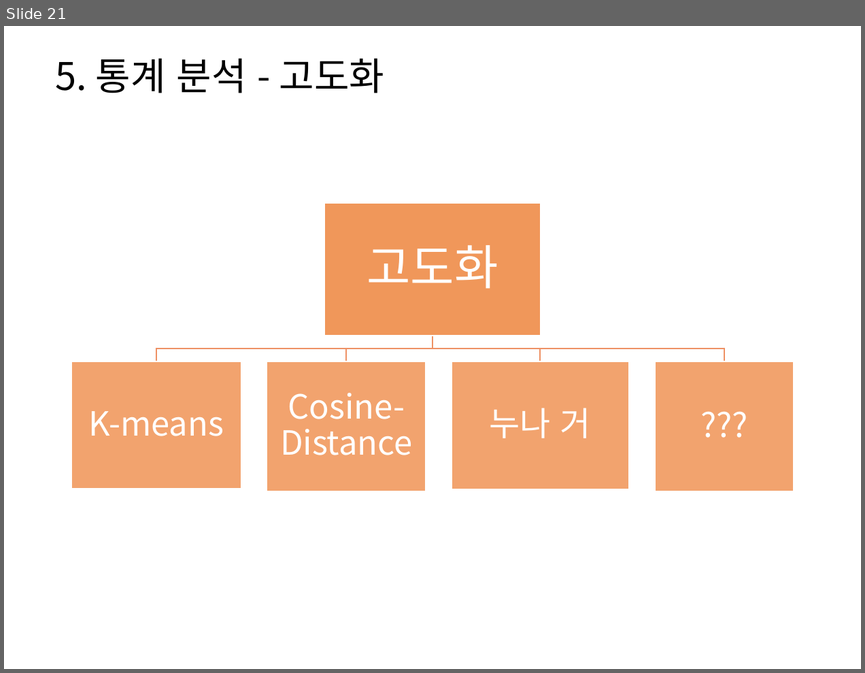
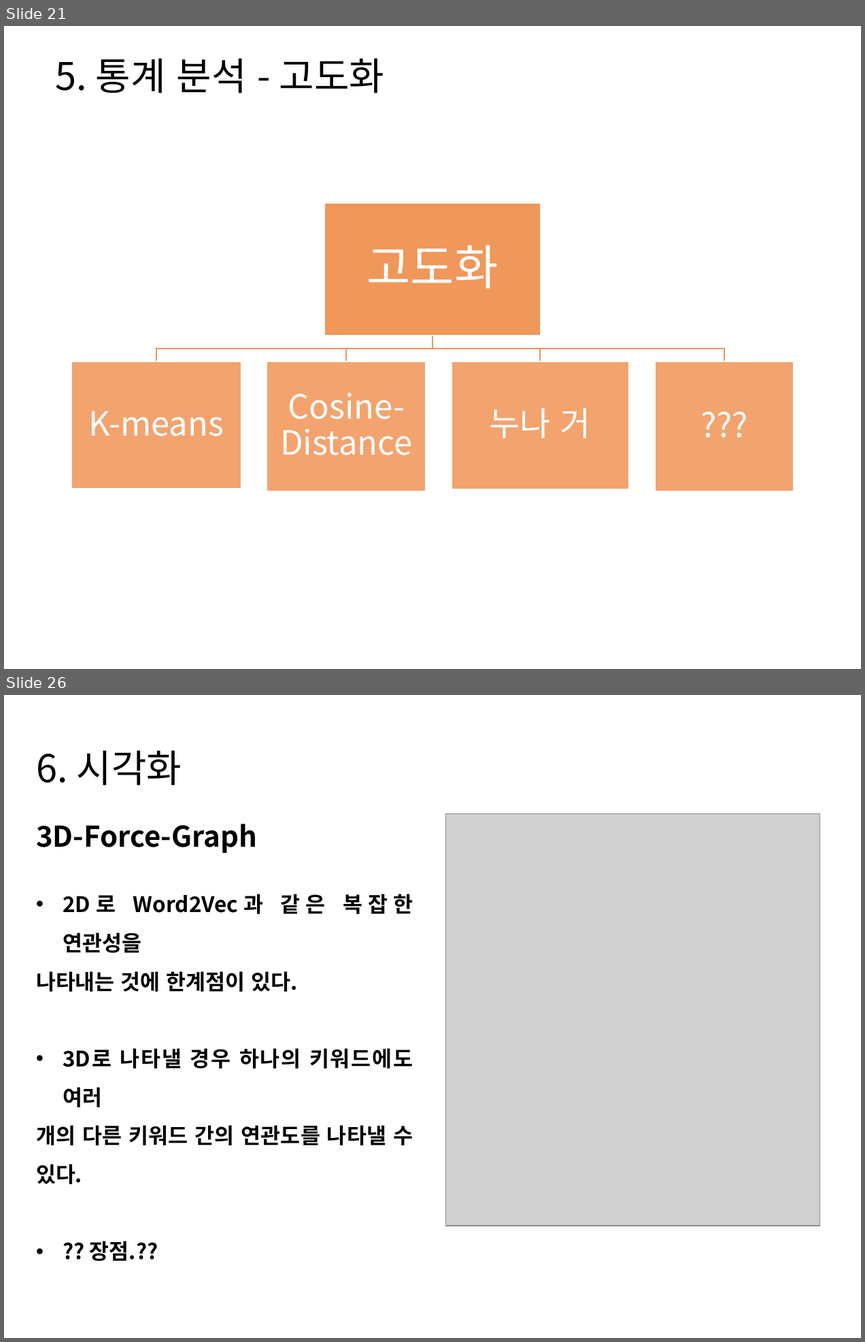
Before and after one commit to HaYongdae/issuewhatshow, a slide deck: doc/최종 PPT.pptx. Shown one above the other, each under a label of ours: slide 21 before the commit, slides 21 and 26 after it; the slides between them are not shown. The pictures are 865x673 and 865x1342 pixels, drawn with LibreOffice and Linux fonts; fonts in the diff are those of the drawing; grey boxes stand for pictures. Boxes give left, top, right and bottom in pixels: in the first picture for what was removed or moved away, otherwise in the second. Text is boxed around its words. In the diff, an @@ line names an element or a change of style, - is before the commit and + after.

Commit message:
시각화까지

```diff
--- a/doc/최종 PPT.pptx
+++ b/doc/최종 PPT.pptx
@@ slide 26 added at bbox=[4, 695, 861, 1338], background #FFFFFF @@
@@ text added at bbox=[36, 750, 182, 785], 32 pt, text #000000 @@
+6. 시각화
@@ picture added at bbox=[446, 814, 820, 1225] @@
@@ text added at bbox=[36, 824, 413, 1145], 18 pt, text #000000, bold @@
+3D-Force-Graph
+• 2D로 Word2Vec과 같은 복잡한 연관성을
+나타내는 것에 한계점이 있다.
+• 3D로 나타낼 경우 하나의 키워드에도 여러
+개의 다른 키워드 간의 연관도를 나타낼 수 있다.
+• ?? 장점.??
```
Also in this commit, not shown: 8 slides changed, 9 other slides added, 4 slides removed.
